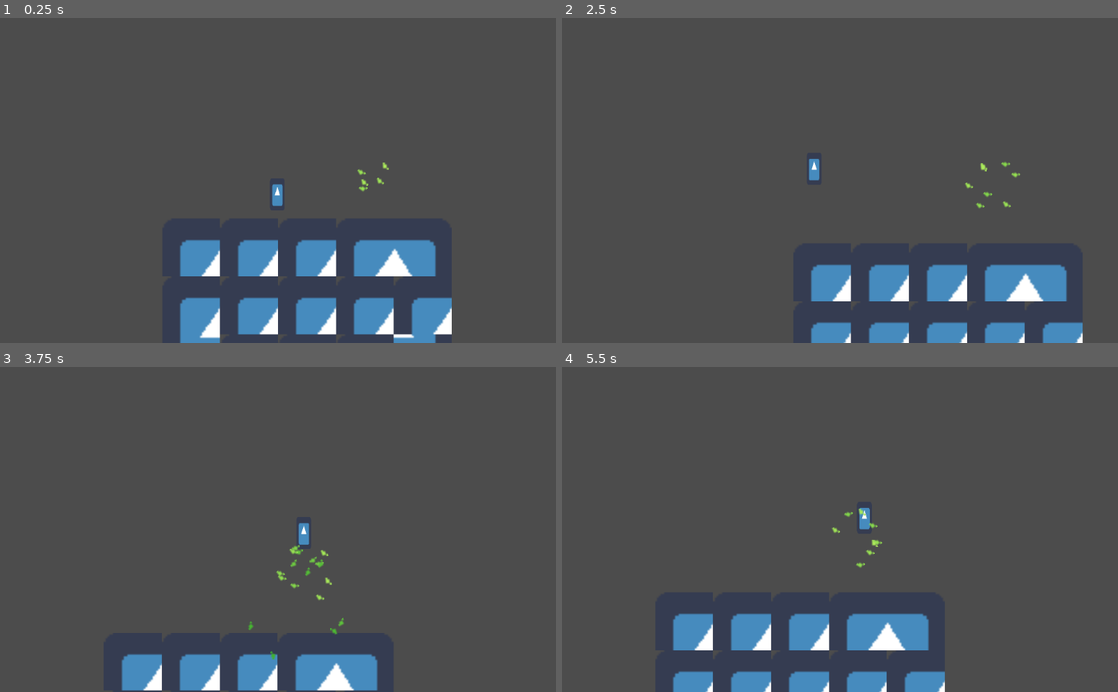
Above: before the commit, frames 1-4 (two rows, left to right).
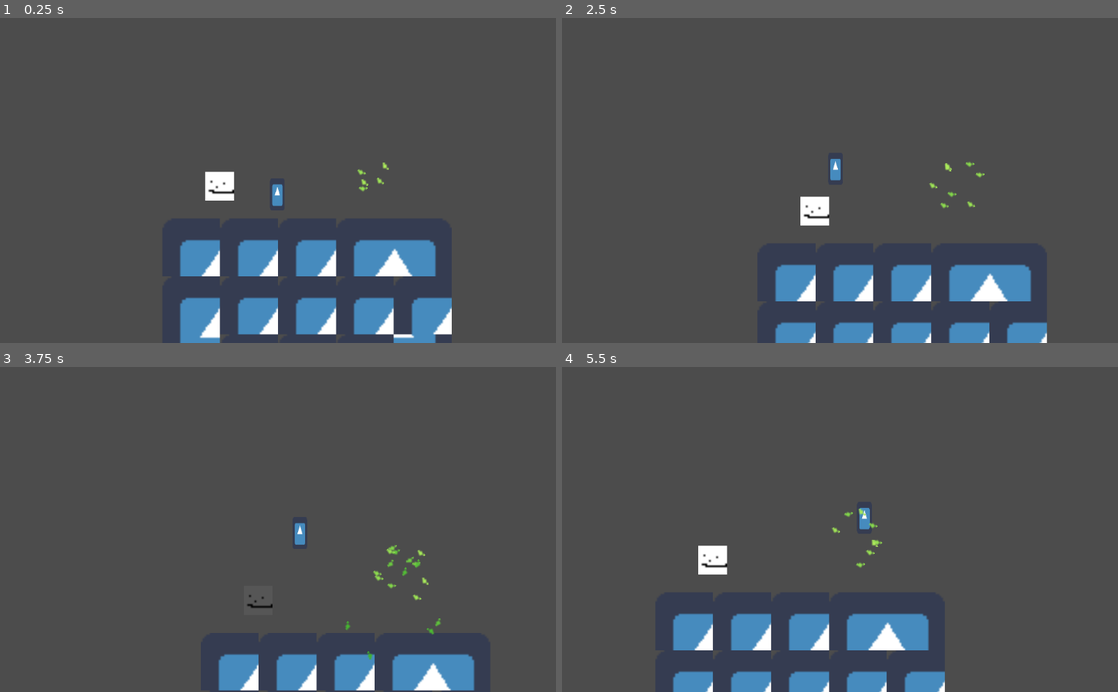
Above: after the commit, the same moments.

Repository: aridai-shi/gmtk2020
Game: Godot game, scene res://Game.tscn
Same seed, same stepped clock (60 frames per second), same inputs: the game is played once before the commit and once after it. The engine's default icon, where the game draws it, is replaced by a stand-in: a white triangle on a blue panel in a dark square. Sound files missing from this copy of the repository are replaced by a short silence.
Inputs:
- Up to frame 1 (0.25 s): no input
- Up to frame 2 (2.5 s): hold Right (ui_right) 0.53-2.03 s; tap Space (ui_select) at 0.77, 1.52 s; hold Left (ui_left) from 2.03 s (still down)
- Up to frame 3 (3.75 s): release Left (ui_left) at 2.78 s; hold Right (ui_right) from 2.78 s (still down); tap Space (ui_select) at 3.02 s
- Up to frame 4 (5.5 s): tap Space (ui_select) at 3.77, 4.52 s; release Right (ui_right) at 4.28 s; hold Left (ui_left) 4.28-5.03 s; hold Right (ui_right) from 5.03 s (still down)

The runs differ from the first frame. In frame 1, 0.5% of the frame differs, in the area x 36-43%, y 47-57%; in frame 2, 8.7%, in the area x 38-94%, y 43-100%; in frame 3, 6.2%; in frame 4, 0.5%.

Commit message:
Pathetic Attempt At SwitchBlock

Diff:
--- a/Game.tscn
+++ b/Game.tscn
@@ -1,9 +1,10 @@
-[gd_scene load_steps=13 format=2]
+[gd_scene load_steps=14 format=2]
 
 [ext_resource path="res://Player/Player.tscn" type="PackedScene" id=1]
 [ext_resource path="res://icon.png" type="Texture" id=2]
 [ext_resource path="res://BeatPlayer.tscn" type="PackedScene" id=3]
 [ext_resource path="res://leaf.png" type="Texture" id=4]
+[ext_resource path="res://SwitchBlock/SwitchBlock.tscn" type="PackedScene" id=5]
 
 [sub_resource type="ConvexPolygonShape2D" id=1]
 points = PoolVector2Array( 0, 0, 32, 0, 32, 32, 0, 32 )
@@ -102,6 +103,9 @@
 format = 1
 tile_data = PoolIntArray( 131070, 0, 0, 131071, 0, 0, 65536, 0, 0, 65537, 0, 0, 65538, 0, 1, 196606, 0, 0, 196607, 0, 0, 131072, 0, 0, 131073, 0, 0, 131074, 0, 0, 262142, 0, 65536, 262143, 0, 0, 196608, 0, 0, 196609, 0, 0, 196610, 0, 65537 )
 
+[node name="SwitchBlock" parent="." instance=ExtResource( 5 )]
+position = Vector2( -32.2711, 15.1163 )
+
 [node name="Particles2D" type="Particles2D" parent="."]
 position = Vector2( 47.7297, -1.76777 )
 amount = 18
--- /dev/null
+++ b/SwitchBlock/SwitchBlock.gd
@@ -0,0 +1,29 @@
+extends Node
+
+var toggle = true
+
+# Declare member variables here. Examples:
+# var a = 2
+# var b = "text"
+
+
+# Called when the node enters the scene tree for the first time.
+func _ready():
+	pass # Replace with function body.
+
+
+# Called every frame. 'delta' is the elapsed time since the previous frame.
+func _process(delta):
+	if get_owner().get_node("./BeatPlayer").Beat():
+		if toggle:
+			toggle = false
+		else:
+			toggle = true
+
+	if toggle:
+		$CollisionShape2D.disabled = true
+		$Sprite.modulate = Color(0.34,0.34,0.34)
+	else:
+		$CollisionShape2D.disabled = false
+		$Sprite.modulate = Color(1,1,1)
+	print(toggle)
--- /dev/null
+++ b/SwitchBlock/SwitchBlock.tscn
@@ -0,0 +1,17 @@
+[gd_scene load_steps=4 format=2]
+
+[ext_resource path="res://SwitchBlock/holdplacer.png" type="Texture" id=1]
+[ext_resource path="res://SwitchBlock/SwitchBlock.gd" type="Script" id=2]
+
+[sub_resource type="RectangleShape2D" id=1]
+extents = Vector2( 8, 8 )
+
+[node name="SwitchBlock" type="StaticBody2D"]
+script = ExtResource( 2 )
+
+[node name="CollisionShape2D" type="CollisionShape2D" parent="."]
+shape = SubResource( 1 )
+
+[node name="Sprite" type="Sprite" parent="."]
+modulate = Color( 0.337255, 0.337255, 0.337255, 1 )
+texture = ExtResource( 1 )
Binary file added: SwitchBlock/holdplacer.png
